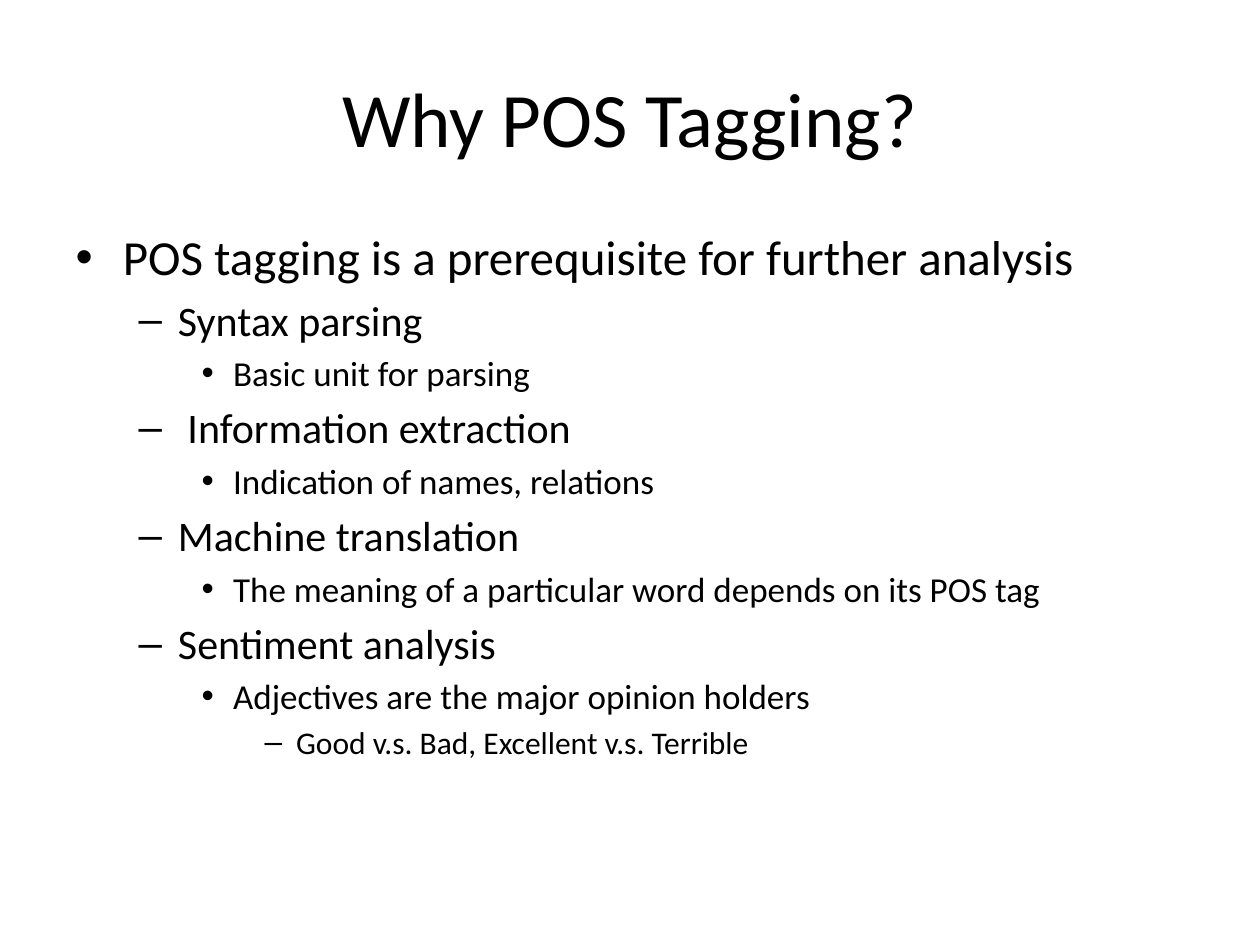
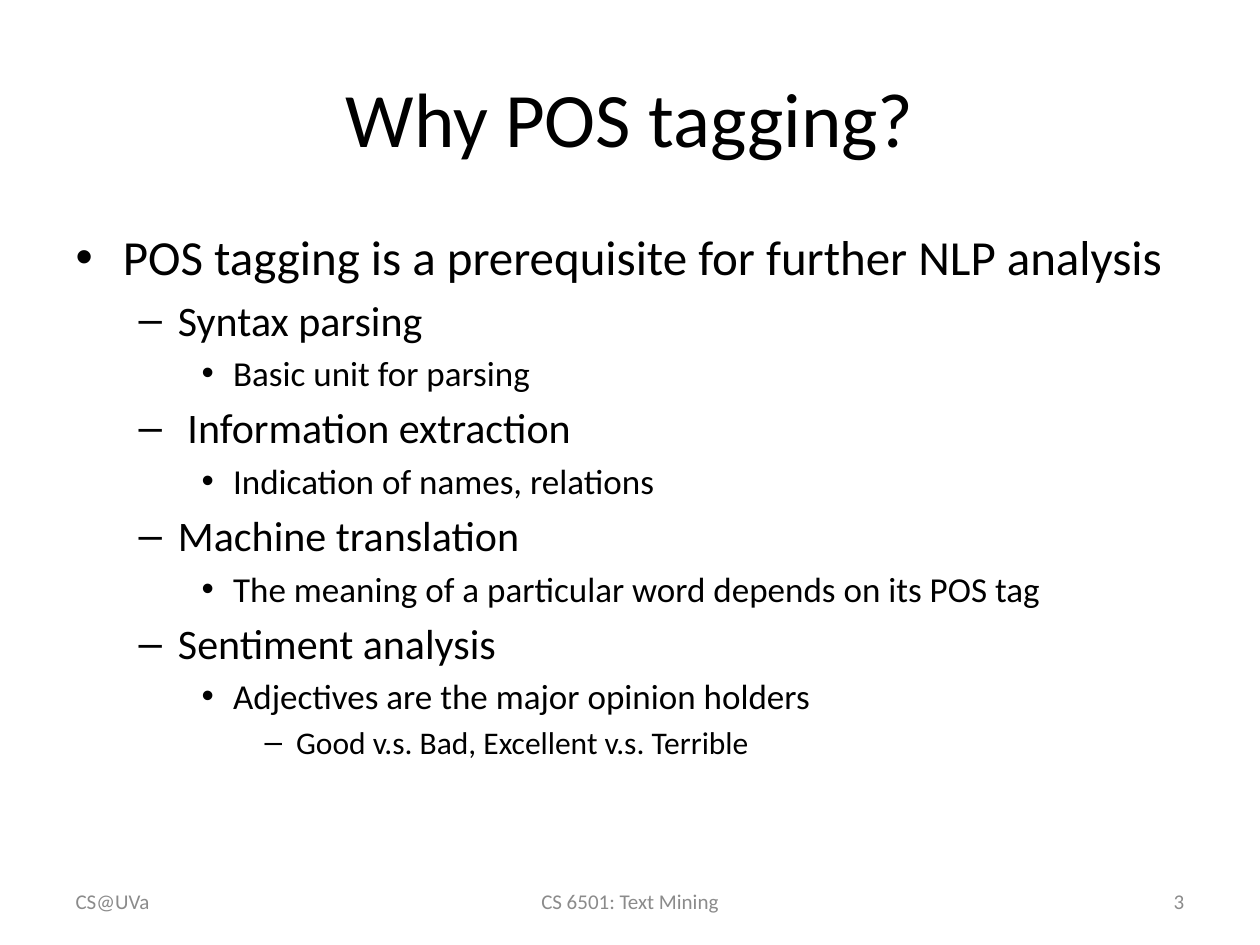
Before and after one commit to wang296/CS6501-Text-Mining, a slide deck: slide 3 of docs/POSTagging-SequenceLabeling.pptx. Drawn at 1260x945 pixels with LibreOffice and Linux fonts; fonts in the diff are those of the drawing. Boxes give left, top, right and bottom in pixels: in the first picture for what was removed or moved away, otherwise in the second. Text is boxed around its words. In the diff, an @@ line names an element or a change of style, - is before the commit and + after.

```diff
--- a/docs/POSTagging-SequenceLabeling.pptx
+++ b/docs/POSTagging-SequenceLabeling.pptx
@@ title at (346,93,914,161): text changed @@
-Why POS Tagging?
+Why POS tagging?
@@ text at (123,241,1162,284): text changed @@
-• POS tagging is a prerequisite for further analysis
+• POS tagging is a prerequisite for further NLP analysis
@@ text added at (76,895,150,912), 12 pt, text #8C8C8C @@
+CS@UVa
@@ text added at (541,895,718,913), 12 pt, text #8C8C8C @@
+CS 6501: Text Mining
@@ page number added at (1174,895,1185,909), 12 pt, text #8C8C8C @@
+3
```
Also in this commit, not shown: 37 other slides changed, 2 slides added, 1 slide removed, 7 other files.
